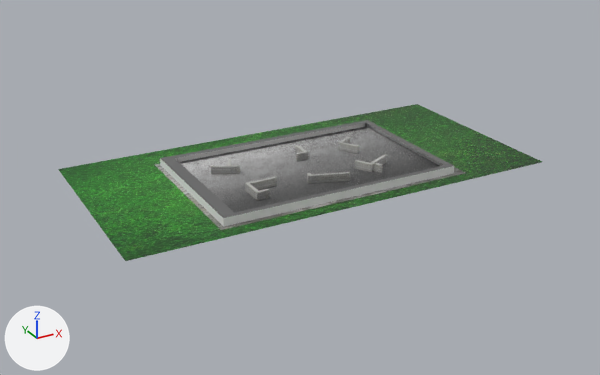
The glTF model PaintDrive/src/assets/3dModels/mapa.glb, before and after one commit.
The view is the same before and after, from a 50 mm lens placed at (-104.6, -183.6, 87.1), pointed at (-2.7, 1.8, -5.6). Arrows for +X, +Y and +Z are at lower left; the lights stay in place. The picture after the commit comes second. Where no turn or scale is listed for an object, it has been applied to the vertices.
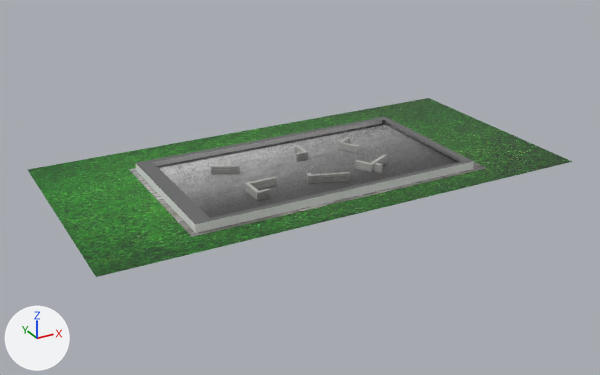
What changed in the scene script:
```text
Change ob_plane:
    ob_plane.scale: (20.0, 31.2, 17.9) -> (20.0, 37.6, 17.9)
Change ob_plane_002:
    ob_plane_002.scale: (29.9, 60.4, 39.9) -> (33.6, 68.0, 44.9)
```

Changed parts and their boxes [x1, y1, x2, y2] in the pictures (600 x 375 px):
'Plane.002', rescaled (12% wider, 14% taller)
    before: [58, 104, 542, 261]
    after: [28, 98, 572, 277]
'Plane', rescaled (15% wider, 9% taller)
    before: [160, 120, 454, 226]
    after: [135, 117, 474, 233]
